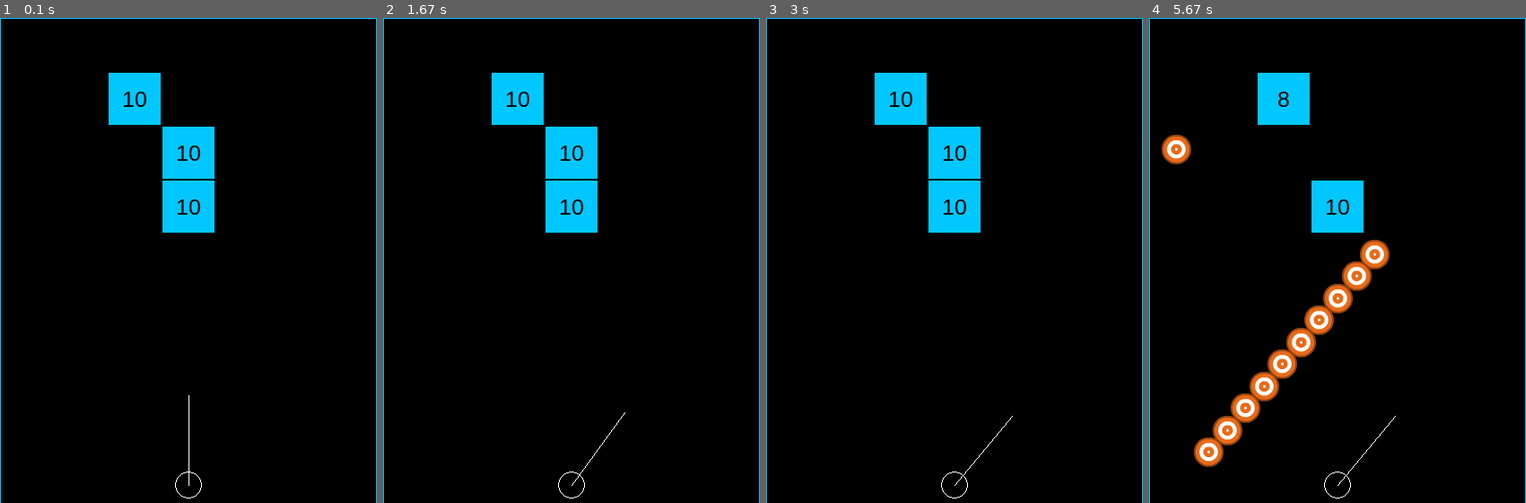
Above: before the commit, frames 1-4 (left to right).
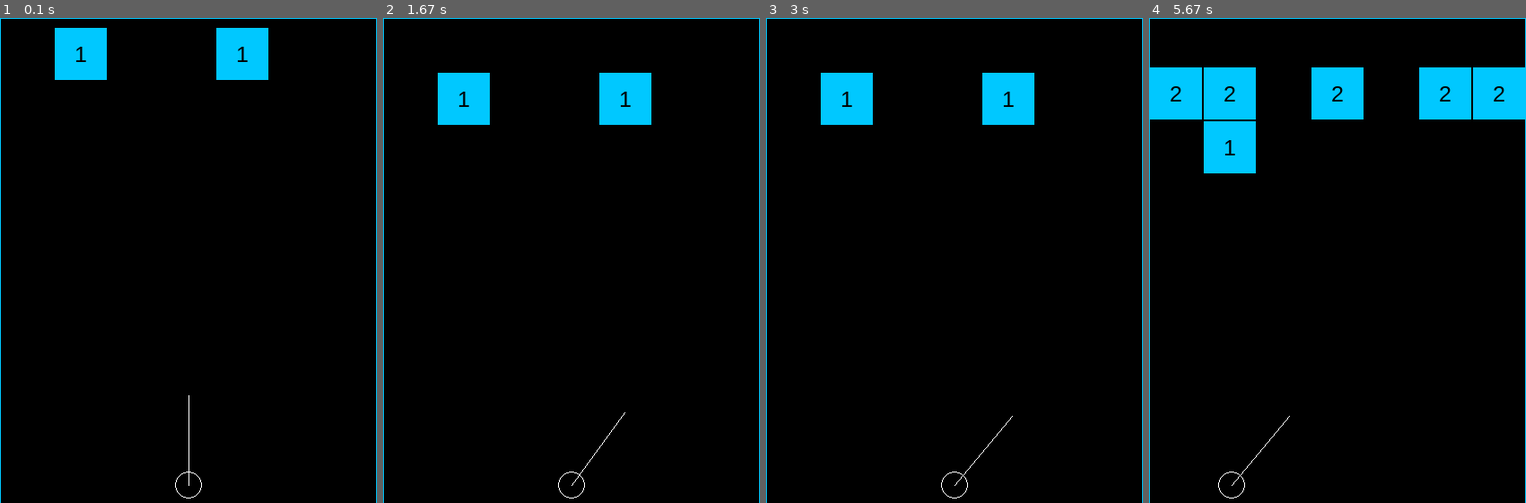
Above: after the commit, the same moments.

Repository: ba144220/pygame-collision-class
Game: pygame game, started from main.py
The game is run twice, just before and just after one commit, with the same random seed, the same clock (stepped at 60 frames per second) and the same inputs.
Inputs:
- Up to frame 1 (0.1 s): no input
- Up to frame 2 (1.67 s): hold Right 0.33-0.8 s; hold Right 0.83-1.3 s; hold Left from 1.33 s (still down)
- Up to frame 3 (3 s): release Left at 1.87 s; hold Left 1.9-2.3 s; hold Right 2.33-2.97 s
- Up to frame 4 (5.67 s): tap Space at 3 s

The runs differ from the first frame. In frame 1, 7.3% of the frame differs, in the area x 14-72%, y 2-45%; in frame 2, 7.3%; in frame 3, 7.3%; in frame 4, 16%, in the area x 0-100%, y 10-100%.

Commit message:
final update

Diff:
--- a/block.py
+++ b/block.py
@@ -36,9 +36,24 @@
             self.kill()
 
     def update(self):
+        # position related updates
         self.rect.center = (round(self.pos[0]), round(self.pos[1]))
+        self.x1 = round(self.rect.center[0] - self.rect.width*0.5)
+        self.x2 = round(self.rect.center[0] + self.rect.width*0.5)
+        self.y1 = round(self.rect.center[1] - self.rect.width*0.5)
+        self.y2 = round(self.rect.center[1] + self.rect.width*0.5)
+
+        # display related updates
         self.image.fill(init_color)
         self.textSurf = self.font.render(str(self.number), 1, (0,0,0))
         tW = self.textSurf.get_width()
         tH = self.textSurf.get_height()
         self.image.blit(self.textSurf, [self.size[0]/2 - tW/2, self.size[1]/2 - tH/2])
+
+    def move_down(self, v):
+        # 牆壁的self.number都小於0，他們不能移動
+        if self.number >= 0:
+            self.pos = (self.pos[0], self.pos[1] + v)
+
+    def get_pos_y(self):
+        return self.pos[1]
--- a/launcher.py
+++ b/launcher.py
@@ -39,4 +39,5 @@
         ball_group.add(ball)
 
     def set_pos_x(self, x):
+
         self.pos = (round(x), self.pos[1])
--- a/main.py
+++ b/main.py
@@ -35,26 +35,23 @@
 block_size = (block_width-2, block_width-2)
 
 block_group = pygame.sprite.Group()
-block1 = Block((150,90),  block_size, 10,  1)
-block2 = Block((210,150),  block_size,10,  2)
-block3 = Block((210, 210),  block_size,10, 3)
+
 block_top = Block((210, -210),  (422,422), -1, -1 )
 block_left = Block((-270,270),   (542,542), -1, -2)
 block_right = Block((690, 270),    (542,542), -1,  -3)
-block_group.add(block1)
+
 block_group.add(block_left)
 block_group.add(block_right)
 block_group.add(block_top)
-block_group.add(block2)
-block_group.add(block3)
 
 
 
-state = 'aim'  # launch hit new_block move_block
-launch_counter = 0
+state = 'new_block'  # launch hit new_block move_block aim game_over
+frame_counter = 0
 ball_counter = 0
 first_killed_ball_x = screen_width //2
-level = 10
+level = 1
+block_id = 1
 
 # Launcher
 launcher = Launcher(first_killed_ball_x, 8)
@@ -62,6 +59,8 @@
 
 
 while True:
+
+    # 按叉叉會結束程式
     for event in pygame.event.get():
         if event.type == pygame.QUIT:
             pygame.quit()
@@ -77,29 +76,70 @@
 
         elif keys[pygame.K_SPACE]:
             launcher.launch_balls(ball_group,"./ball_1.png")
+
+            # 準備下一個state
             state = 'launch'
-            launch_counter = 0
+            frame_counter = 0
             ball_counter = 1
 
     elif state == 'launch':
-        launch_counter += 1
-        if launch_counter % 4 == 0:
-            if ball_counter <= level:
+        frame_counter += 1
+        # 每四幀畫面發射一顆球
+        if frame_counter % 4 == 0:
+            # level 幾就有幾顆球
+            if ball_counter < level:
                 launcher.launch_balls(ball_group,"./ball_1.png")
                 ball_counter += 1
             else:
                 state = "hit"
                 first_killed_ball_x = None
+
     elif state == "hit":
+        # 第一顆球落下的位置會是下一次發射的位置
         if first_killed_ball_x == None:
             for ball in ball_group:
                 first_killed_ball_x = ball.get_killed_x()
                 if first_killed_ball_x != None:
                     launcher.set_pos_x(first_killed_ball_x)
                     break
+        # 所有的球都掉下來了
+        if len(ball_group) == 0:
+            state = 'new_block'
+            level += 1
 
-        if len(ball_group) == 0:
+    elif state == "new_block":
+        for i in range(7):
+            # 若場面上的方塊大於8個，每一個位子有0.3的機率生成方塊，否則是0.6
+            if len(block_group) > 8:
+                prob = 0.3
+            else:
+                prob = 0.6
+
+
+            if random.random() < prob:
+                block = Block((block_width*(i+0.5),block_width*0.5),  block_size, level,  block_id)
+                block_group.add(block)
+                block_id += 1
+        state = 'move_block'
+        frame_counter = 0
+
+
+    elif state == 'move_block':
+        if frame_counter > 28:
             state = 'aim'
+        for block in block_group:
+            block.move_down(2)
+            if block.get_pos_y() >= screen_height - block_width:
+                state = 'game_over'
+
+        frame_counter += 1
+
+    elif state == 'game_over':
+        pygame.quit()
+        sys.exit()
+
+
+
 
 
 
